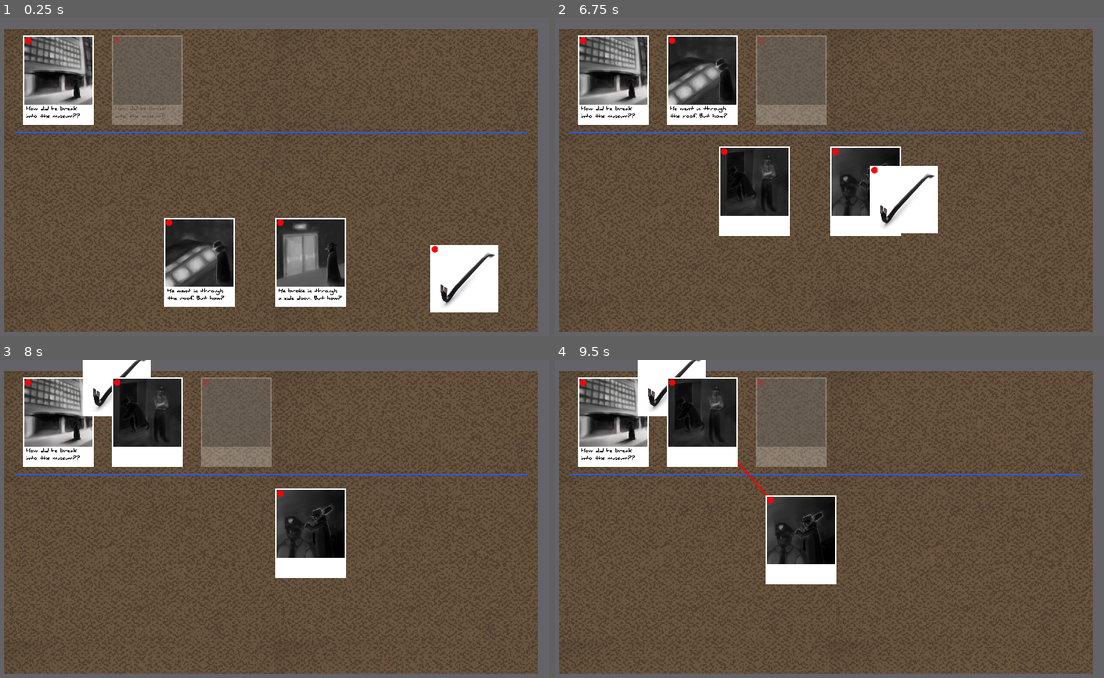
Above: before the commit, frames 1-4 (two rows, left to right).
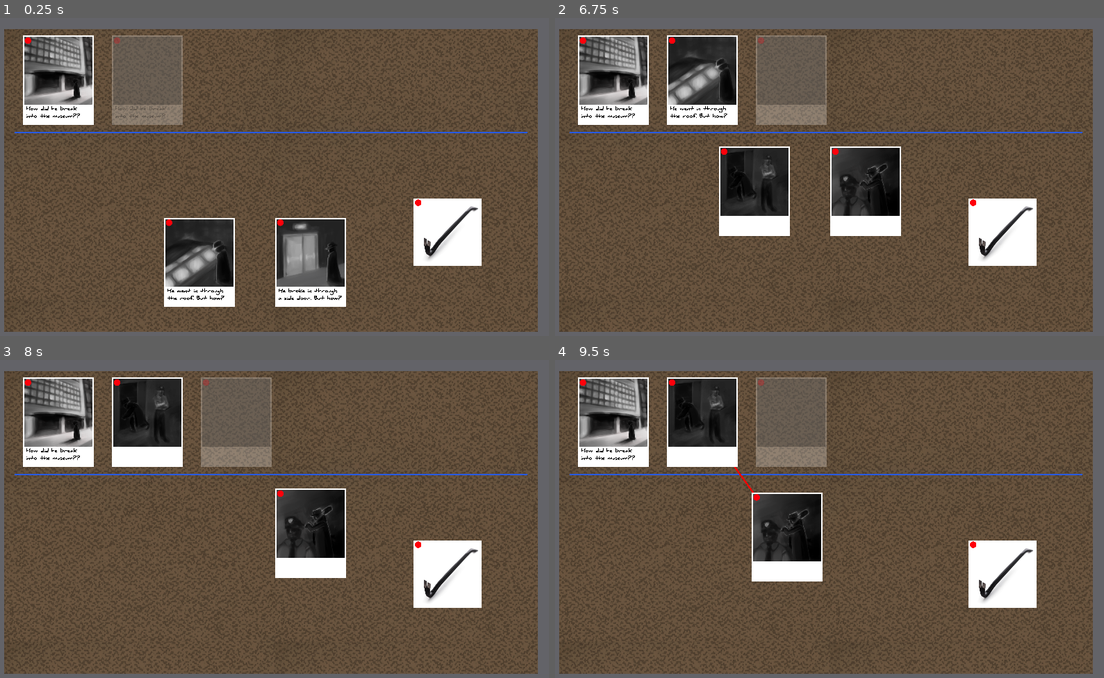
Above: after the commit, the same moments.

Repository: IanWark/VGADGameJamWinter2019
Game: Godot game, scene res://scenes/game_screen.tscn
Same seed, same stepped clock (60 frames per second), same inputs: the game is played once before the commit and once after it.
Inputs (mouse positions are in pixels of both pictures, inside the frame that each line leads up to):
- Up to frame 1 (0.25 s): no input
- Up to frame 2 (6.75 s): drag from (582, 40) to (703, 81) at 0.52 s; tap Enter at 1.25, 2.75, 5.75 s; drag from (615, 81) to (725, 151) at 1.27 s; tap Space at 2, 3.5, 6.5 s; move the mouse to (670, 40) at 2.02 s; press the mouse at (670, 40) at 2.03 s; right-click (670, 40) at 2.1 s; release the mouse at (670, 40) at 2.75 s; drag from (703, 81) to (725, 151) at 2.77 s; drag from (725, 151) to (670, 40) at 3.52 s; drag from (763, 40) to (895, 151) at 4.27 s; move the mouse to (791, 81) at 5.02 s; press the mouse at (791, 81) at 5.03 s; release the mouse at (791, 81) at 5.75 s; drag from (703, 81) to (725, 151) at 5.77 s; drag from (1021, 278) to (670, 40) at 6.52 s
- Up to frame 3 (8 s): drag from (170, 493) to (115, 382) at 7.27 s
- Up to frame 4 (9.5 s): move the mouse to (703, 423) at 8.02 s; press the mouse at (703, 423) at 8.03 s; release the mouse at (703, 423) at 8.75 s; drag from (834, 493) to (703, 423) at 8.77 s

The runs differ from the first frame. In frame 1, 4.1% of the frame differs, in the area x 75-91%, y 56-93%; in frame 2, 5.0%; in frame 3, 3.9%; in frame 4, 6.2%, in the area x 15-88%, y 0-78%.

Commit message:
add banned strings

Diff:
--- /dev/null
+++ b/scenes/clues/crowbar.tscn
@@ -0,0 +1,5 @@
+[gd_scene load_steps=2 format=2]
+
+[ext_resource path="res://scenes/clue.tscn" type="PackedScene" id=1]
+
+[node name="crowbar" instance=ExtResource( 1 )]
--- a/scenes/game_screen.tscn
+++ b/scenes/game_screen.tscn
@@ -6,8 +6,8 @@
 [ext_resource path="res://scenes/events/event_1_unknown.tscn" type="PackedScene" id=4]
 [ext_resource path="res://scenes/events/event_1_a.tscn" type="PackedScene" id=5]
 [ext_resource path="res://scenes/events/event_1_b.tscn" type="PackedScene" id=6]
-[ext_resource path="res://scenes/clue.tscn" type="PackedScene" id=7]
-[ext_resource path="res://scripts/strings.gd" type="Script" id=8]
+[ext_resource path="res://scripts/strings.gd" type="Script" id=7]
+[ext_resource path="res://scenes/clues/crowbar.tscn" type="PackedScene" id=8]
 
 [sub_resource type="Gradient" id=1]
 
@@ -21,7 +21,7 @@
 gradient = SubResource( 1 )
 width = 2048
 
-[node name="Main" type="Node" index="0"]
+[node name="Main" type="Node"]
 
 script = ExtResource( 1 )
 _sections_unfolded = [ "Margin" ]
@@ -226,11 +226,7 @@
 
 position = Vector2( 585, 320 )
 
-[node name="Sprite" parent="." index="6" instance=ExtResource( 7 )]
-
-position = Vector2( 868.013, 481.275 )
-
-[node name="ItemViewLayer" type="CanvasLayer" parent="." index="7"]
+[node name="ItemViewLayer" type="CanvasLayer" parent="." index="6"]
 
 editor/display_folded = true
 layer = 1
@@ -274,8 +270,12 @@
 use_top_left = false
 _sections_unfolded = [ "Rect", "Visibility" ]
 
-[node name="strings" type="Node2D" parent="." index="8"]
+[node name="strings" type="Node2D" parent="." index="7"]
 
 z_index = 1
-script = ExtResource( 8 )
+script = ExtResource( 7 )
 _sections_unfolded = [ "Visibility", "Z Index" ]
+
+[node name="crowbar" parent="." index="8" instance=ExtResource( 8 )]
+
+position = Vector2( 837.32, 395.333 )
--- /dev/null
+++ b/scripts/crowbar.gd
@@ -0,0 +1 @@
+extends "res://scripts/clue.gd"
--- a/scripts/event.gd
+++ b/scripts/event.gd
@@ -34,8 +34,9 @@
 	var overlapping = area.get_overlapping_areas()
 	for area in overlapping:
 		var area_parent = area.get_parent()
-		if area_parent.get_class() == EVENT && area_parent.get_event_type() == EVENT_UNKNOWN:
+		if area_parent.get_class() == EVENT && area_parent.get_event_type() == EVENT_UNKNOWN && !area_parent.anim_player.is_playing():
 			if area_parent.submit(self):
+				print("success")
 				# Success
 				if !finished_event:    # We only want to call this once
 					# Move event to submitted area
@@ -46,6 +47,7 @@
 
 				finished_event = true
 			else:
+				print("failure")
 				# Failure
 				# Move event down and place it a bit randomly to avoid overlap
 				position = area_parent.global_position + Vector2(randi()%41-21, 200 + randi()%41-21)
--- a/scripts/events/event_1_unknown.gd
+++ b/scripts/events/event_1_unknown.gd
@@ -4,4 +4,5 @@
 	._ready()
 	scene = "res://scenes/events/event_1_unknown.tscn"
 	correct_event = "event_1_a"
+	banned_strings = ["crowbar"]
 	set_locked()
--- a/scripts/events/event_unknown.gd
+++ b/scripts/events/event_unknown.gd
@@ -1,8 +1,10 @@
 extends "res://scripts/event.gd"
 
 var correct_event # must be overwritten with what event is the solution
+var banned_strings
 
 onready var halo = $halo
+onready var strings = get_tree().get_root().get_node("Main/strings")
 
 func get_event_type():
 	return "event_unknown"
@@ -16,7 +18,20 @@
 
 # Event submits itself
 func submit(event):
-	return event.get_name() == correct_event
+	anim_player.play("fade_in")
+
+	if event.get_name() == correct_event:
+		for banned_string_name in banned_strings:
+			print("Main/" + banned_string_name)
+			var correct_item = get_tree().get_root().get_node("Main/" + correct_event)
+			var banned_item = get_tree().get_root().get_node("Main/" + banned_string_name)
+
+			if strings.string_exists(correct_item, banned_item):
+				return false
+
+		return true
+
+	return false
 
 func start_halo():
 	if not anim_player.is_playing():
--- a/scripts/main.gd
+++ b/scripts/main.gd
@@ -95,10 +95,8 @@
 		add_child(event_2_b)
 		event_2_b.global_position = new_event_pos_2.global_position
 
-
 		# Set which answer is wrong so we can delete it later
 		wrong_answer = event_2_b
-
 
 
 class DraggablesSorter: #Custom sorter
--- a/scripts/pin.gd
+++ b/scripts/pin.gd
@@ -22,18 +22,15 @@
 				s.parent2 = get_event_or_clue_parent()
 				s.creating_string = false
 
-				print(s.parent1.get_class())
-				print(s.parent2.get_class())
-
 				if(s.parent1.get_class() == "event" && !s.parent1.locked_event):
 					if(s.parent2.get_class() == "clue"):
 						# One is an event, the other a clue, can make the tie or remove if it exists
-						if(!s.string_exists(s.parent1, s.parent2)):
+						if(!s.delete_string(s.parent1, s.parent2)):
 							s.strings.append(s.RedString.new(s.pin1, s.pin2, s.parent1, s.parent2))
 				elif(s.parent1.get_class() == "clue"):
 					if(s.parent2.get_class() == "event" && !s.parent2.locked_event):
 						# Other way around, still valid, make the tie or remove if it exists
-						if(!s.string_exists(s.parent1, s.parent2)):
+						if(!s.delete_string(s.parent1, s.parent2)):
 							s.strings.append(s.RedString.new(s.pin2, s.pin1, s.parent2, s.parent1))
 				# Clean up regardless of if tie was made
 				s.parent1 = null
--- a/scripts/strings.gd
+++ b/scripts/strings.gd
@@ -44,12 +44,21 @@
 		draw_line(data[0].global_position, data[1].global_position, COLOR, THICKNESS)
 	#draw_line(Vector2(0,0), get_global_mouse_position(), COLOR, THICKNESS)
 
-func string_exists(parent1, parent2):
+func delete_string(string1, string2):
 	var data
 	for string in strings:
 		data = string.get_data()
-		if (data[2] == parent1 || data[3] == parent1):
-			if (data[2] == parent2 || data[3] == parent2):
+		if (data[2] == string1 || data[3] == string1):
+			if (data[2] == string2 || data[3] == string2):
 				strings.erase(string)
 				return true
 	return false
+
+func string_exists(string1, string2):
+	var data
+	for string in strings:
+		data = string.get_data()
+		if (data[2] == string1 || data[3] == string1):
+			if (data[2] == string2 || data[3] == string2):
+				return true
+	return false
